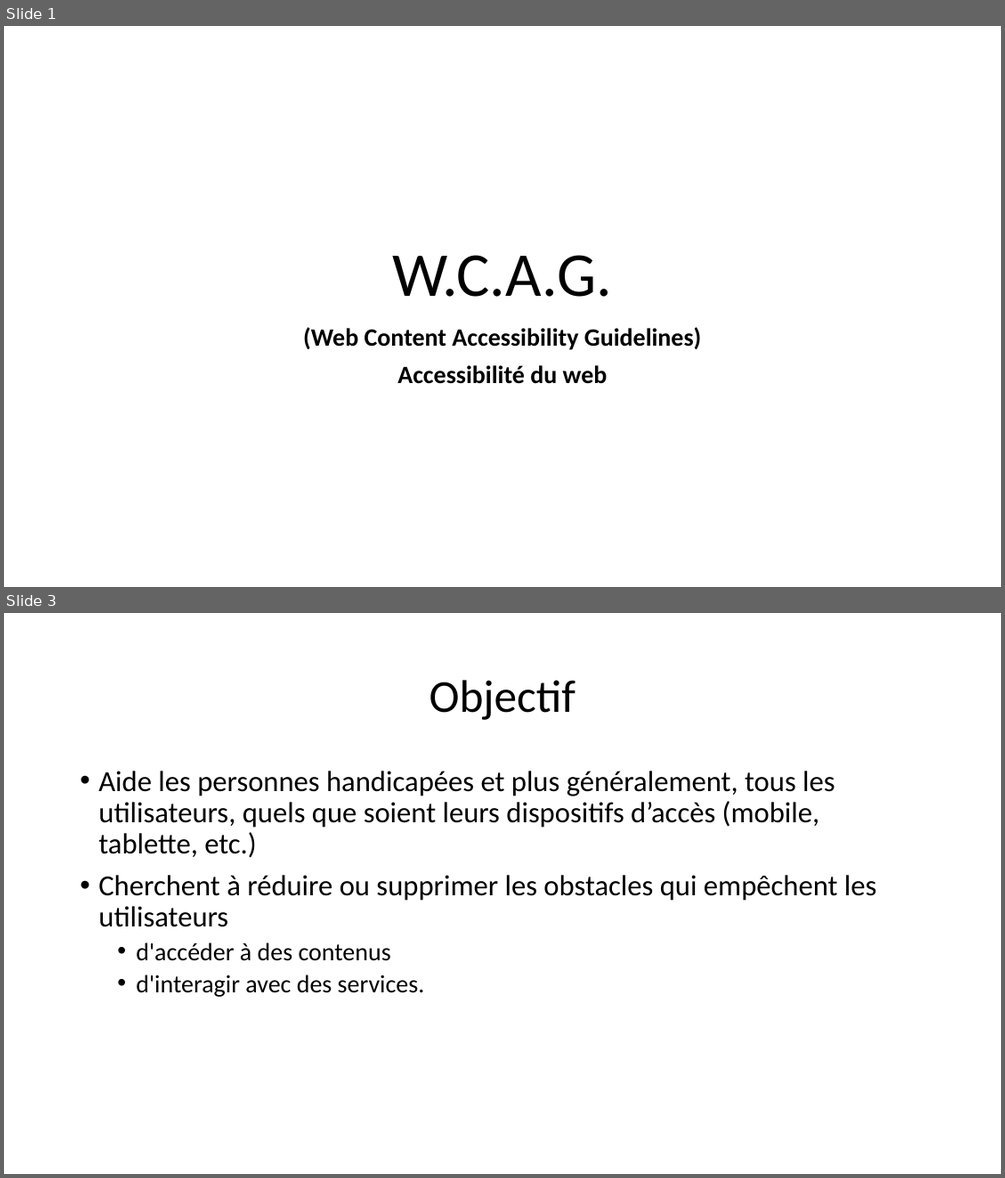
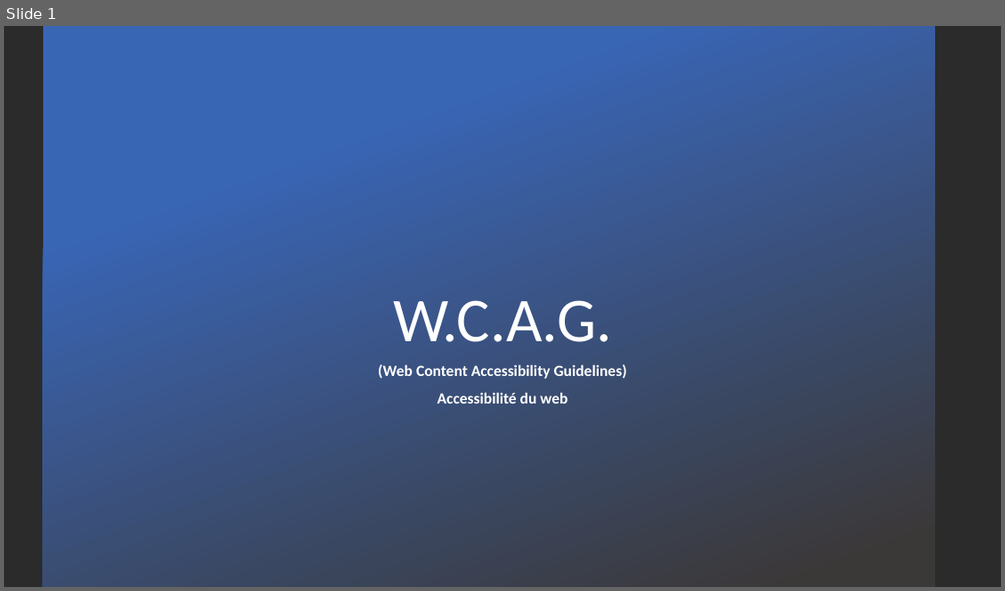
Before and after one commit to zacouse/GestionStages, a slide deck: PrésentationDéfi/WACG.pptx. Shown one above the other, each under a label of ours: slides 1 and 3 before the commit, slide 1 after it; the slides between them are not shown. The pictures are 1005x1178 and 1005x591 pixels, drawn with LibreOffice and Linux fonts; fonts in the diff are those of the drawing; background and template pictures are left out; a plain dark background stands for a picture behind light text. Boxes give left, top, right and bottom in pixels: in the first picture for what was removed or moved away, otherwise in the second. Text is boxed around its words. In the diff, an @@ line names an element or a change of style, - is before the commit and + after.

```diff
--- a/PrésentationDéfi/WACG.pptx
+++ b/PrésentationDéfi/WACG.pptx
@@ slide 3 removed at [4, 613, 1001, 1174], background #FFFFFF @@
@@ title removed at [429, 680, 576, 720] @@
-Objectif
@@ text removed at [98, 771, 876, 997] @@
-• Aide les personnes handicapées et plus généralement, tous les utilisateurs, quels que soient leurs dispositifs d’accès (mobile, tablette, etc.)
-• Cherchent à réduire ou supprimer les obstacles qui empêchent les utilisateurs
-  • d'accéder à des contenus
-  • d'interagir avec des services.
@@ slide 1 changed as well @@
@@ background #FFFFFF to picture (left out) @@
@@ rectangle added at [43, 26, 935, 587], fill gradient #3965B5 to #3B3838 @@
@@ title "W.C.A.G.": place and size @@
-title "W.C.A.G." at [393, 255, 612, 297]
+title "W.C.A.G." at [393, 300, 612, 342]
@@ title "W.C.A.G." at [393, 300, 612, 342]: text colour #000000 to #FFFFFF @@
@@ subtitle "(Web Content Accessibility Guidelines)": place and size @@
-subtitle "(Web Content Accessibility Guidelines)" at [303, 327, 702, 384]
+subtitle "(Web Content Accessibility Guidelines)" at [378, 364, 627, 403]
@@ subtitle "(Web Content Accessibility Guidelines)" at [378, 364, 627, 403]: size 24 to 15 pt, text colour #000000 to #FFFFFF @@
```
Also in this commit, not shown: 9 slides added, 4 other slides removed.
